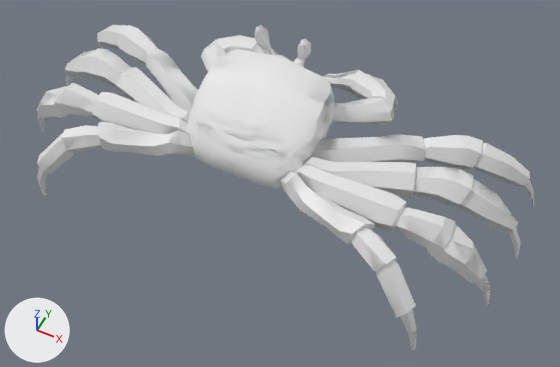
Before and after pictures for a commit that changed the Blender file Crab.blend.
Before and after are seen from a 50 mm camera at (0.0721, -0.137, 0.1747) aimed at (0.0082, -0.0092, 0.0149). The axes (+X, +Y, +Z) are drawn at lower left. The lights are the same throughout.

The first picture shows 'Crab_LOD0', 'Crab_LOD0.001'.
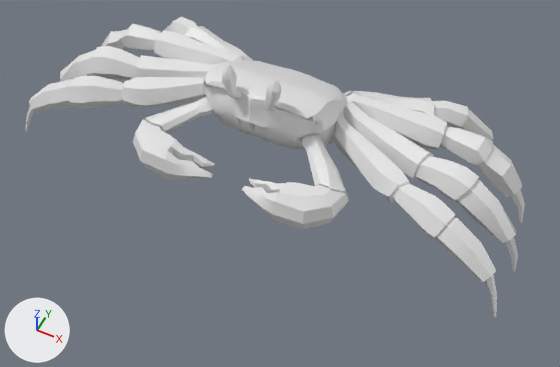
Pixel boxes (x1, y1, x2, y2) of what changed, in the pictures (560 x 367 px):
'Crab_LOD0', turned
    before: (37, 25, 516, 350)
    after: (25, 17, 525, 317)
'Crab_LOD0.001', hidden
    before: (37, 25, 535, 350)

Edits to the bpy script that builds the scene:
```text
Change ob_crab_lod0:
    ob_crab_lod0.rotation_euler: (0.0, 0.0, 0.0) -> (0.0, 0.0, -3.142)  # degrees (0, 0, 0) -> degrees (0, 0, -180)
Change ob_crab_lod0_001:
    add ob_crab_lod0_001.hide_set(True)  # its collection is switched off
```
